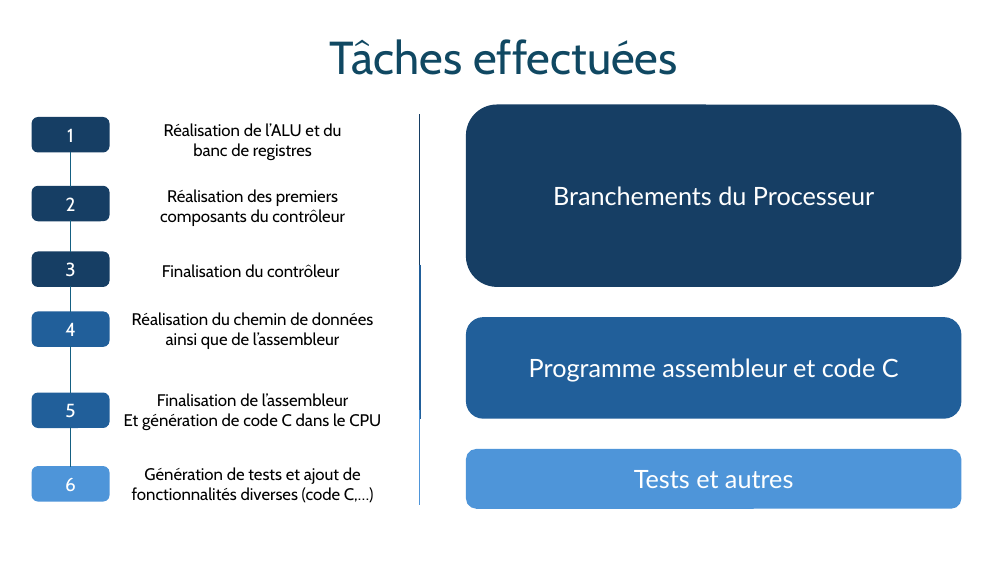
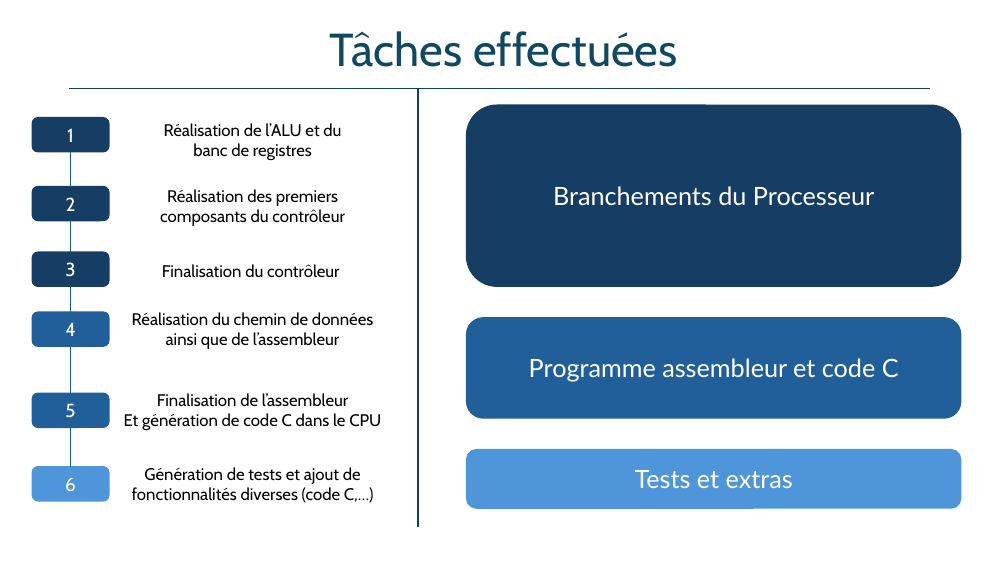
Before and after one commit to Other-Project/SI3-PARM, a slide deck: slide 5 of docs/SI3 – PARM Project - ArchiPoly.pptx (slide 6 before the commit). Drawn at 1008x567 pixels with LibreOffice and Linux fonts; fonts in the diff are those of the drawing. Boxes give left, top, right and bottom in pixels: in the first picture for what was removed or moved away, otherwise in the second. Text is boxed around its words. In the diff, an @@ line names an element or a change of style, - is before the commit and + after.

```diff
--- a/docs/SI3 – PARM Project - ArchiPoly.pptx
+++ b/docs/SI3 – PARM Project - ArchiPoly.pptx
@@ title "Tâches effectuées": place and size @@
-title "Tâches effectuées" at (330,39,678,75)
+title "Tâches effectuées" at (330,31,678,67)
@@ line added from (931, 88) to (70, 88), #163E64 1.5 pt @@
@@ line moved from (420, 114) - (420, 269) to (418, 88) - (418, 527) @@
@@ line removed from (420, 265) to (420, 420) @@
@@ line removed from (420, 410) to (420, 505) @@
@@ text in rounded rectangle at (635,470,793,488): text changed @@
-Tests et autres
+Tests et extras
```
Also in this commit, not shown: 8 other slides changed, 1 slide added, 1 other file.
